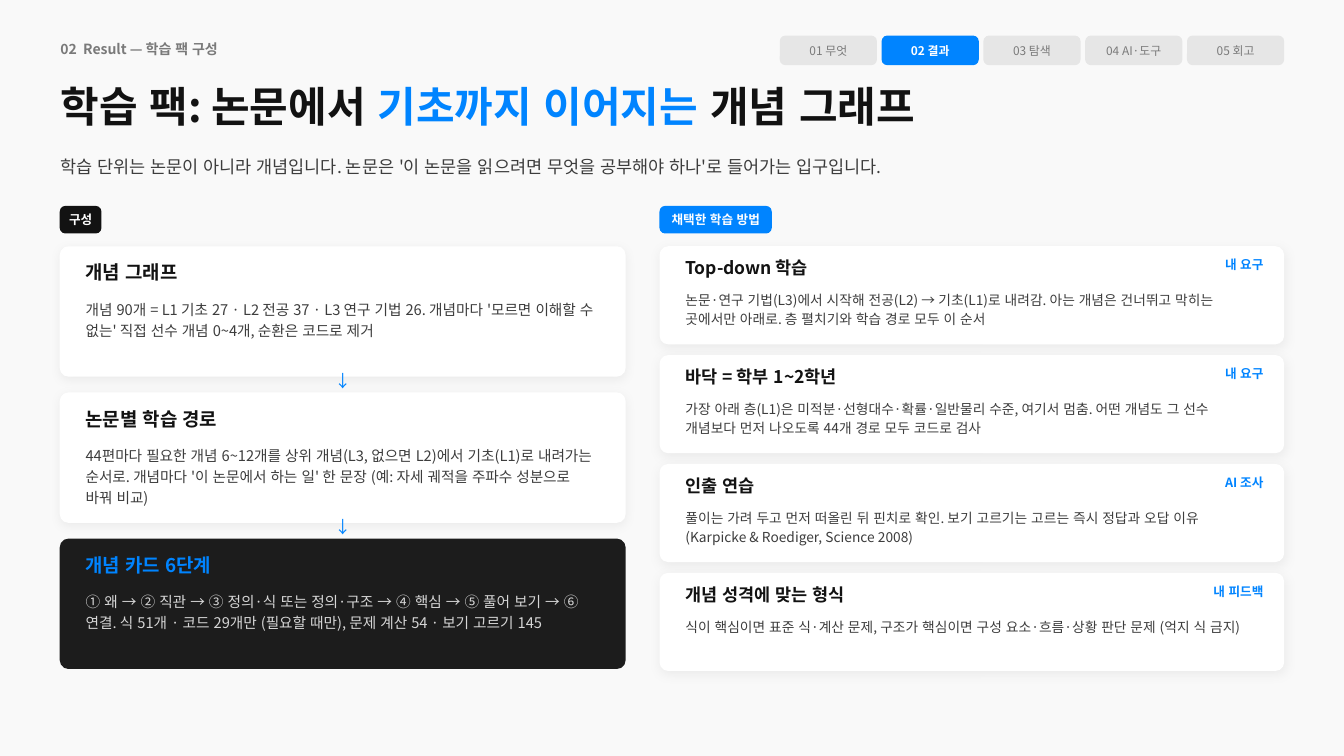
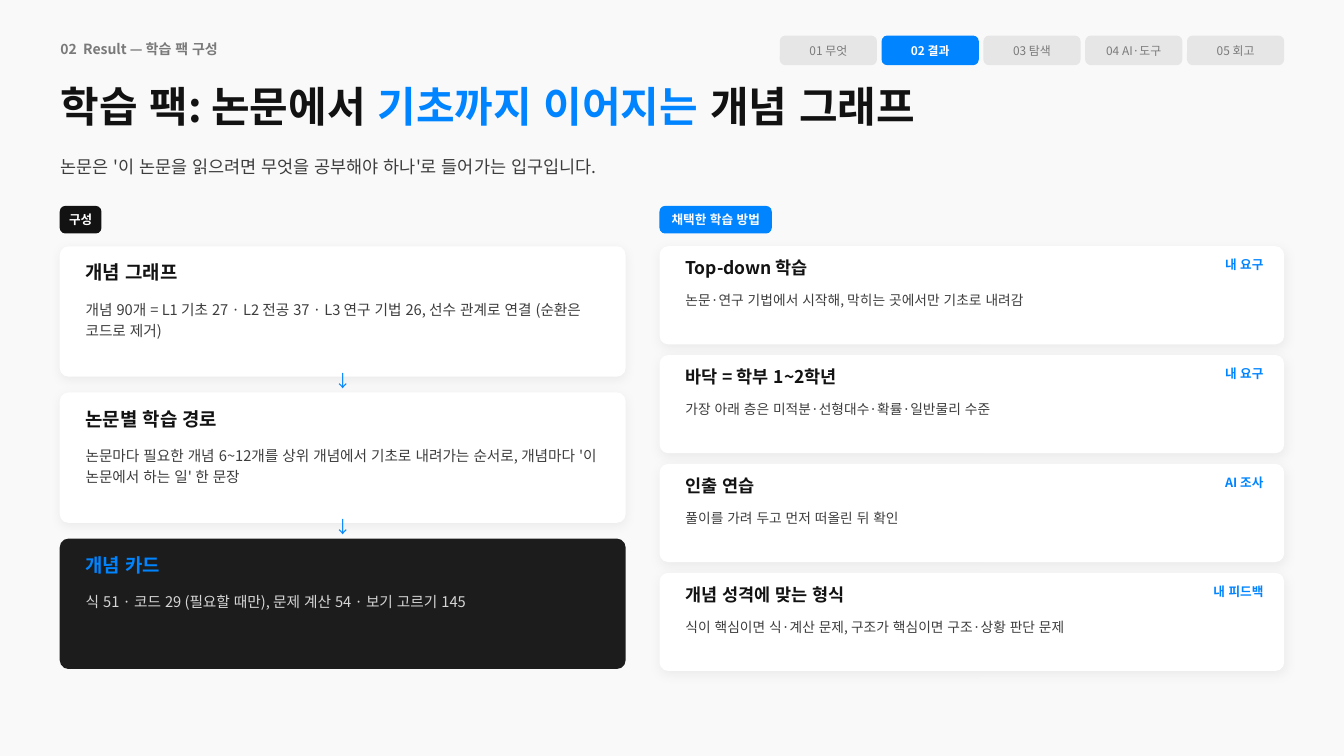
Before and after one commit to gunhyeok0803/Immersive_Interaction, a slide deck: slide 8 of presentation/slides.pptx. Drawn at 1344x756 pixels with LibreOffice and Linux fonts; fonts in the diff are those of the drawing. Boxes give left, top, right and bottom in pixels: in the first picture for what was removed or moved away, otherwise in the second. Text is boxed around its words. In the diff, an @@ line names an element or a change of style, - is before the commit and + after.

```diff
--- a/presentation/slides.pptx
+++ b/presentation/slides.pptx
@@ text at box(60, 158, 596, 175): text changed @@
-학습 단위는 논문이 아니라 개념입니다. 논문은 '이 논문을 읽으려면 무엇을 공부해야 하나'로 들어가는 입구입니다.
+논문은 '이 논문을 읽으려면 무엇을 공부해야 하나'로 들어가는 입구입니다.
@@ text at box(685, 293, 1024, 308): text changed @@
-논문·연구 기법(L3)에서 시작해 전공(L2) → 기초(L1)로 내려감. 아는 개념은 건너뛰고 막히는 곳에서만 아래로. 층 펼치기와 학습 경로 모두 이 순서
+논문·연구 기법에서 시작해, 막히는 곳에서만 기초로 내려감
@@ text at box(86, 303, 581, 339): text changed @@
-개념 90개 = L1 기초 27 · L2 전공 37 · L3 연구 기법 26. 개념마다 '모르면 이해할 수 없는' 직접 선수 개념 0~4개, 순환은 코드로 제거
+개념 90개 = L1 기초 27 · L2 전공 37 · L3 연구 기법 26, 선수 관계로 연결 (순환은 코드로 제거)
@@ text at box(685, 402, 990, 415): text changed @@
-가장 아래 층(L1)은 미적분·선형대수·확률·일반물리 수준, 여기서 멈춤. 어떤 개념도 그 선수 개념보다 먼저 나오도록 44개 경로 모두 코드로 검사
+가장 아래 층은 미적분·선형대수·확률·일반물리 수준
@@ text at box(86, 449, 597, 483): text changed @@
-44편마다 필요한 개념 6~12개를 상위 개념(L3, 없으면 L2)에서 기초(L1)로 내려가는 순서로. 개념마다 '이 논문에서 하는 일' 한 문장 (예: 자세 궤적을 주파수 성분으로 바꿔 비교)
+논문마다 필요한 개념 6~12개를 상위 개념에서 기초로 내려가는 순서로, 개념마다 '이 논문에서 하는 일' 한 문장
@@ text at box(685, 511, 898, 524): text changed @@
-풀이는 가려 두고 먼저 떠올린 뒤 핀치로 확인. 보기 고르기는 고르는 즉시 정답과 오답 이유 (Karpicke & Roediger, Science 2008)
+풀이를 가려 두고 먼저 떠올린 뒤 확인
@@ text at box(86, 556, 160, 574): text changed @@
-개념 카드 6단계
+개념 카드
@@ text at box(86, 595, 465, 610): text changed @@
-① 왜 → ② 직관 → ③ 정의·식 또는 정의·구조 → ④ 핵심 → ⑤ 풀어 보기 → ⑥ 연결. 식 51개 · 코드 29개만 (필요할 때만), 문제 계산 54 · 보기 고르기 145
+식 51 · 코드 29 (필요할 때만), 문제 계산 54 · 보기 고르기 145
@@ text at box(685, 620, 1064, 635): text changed @@
-식이 핵심이면 표준 식·계산 문제, 구조가 핵심이면 구성 요소·흐름·상황 판단 문제 (억지 식 금지)
+식이 핵심이면 식·계산 문제, 구조가 핵심이면 구조·상황 판단 문제
```
Also in this commit, not shown: 21 other slides changed, 1 other file.
